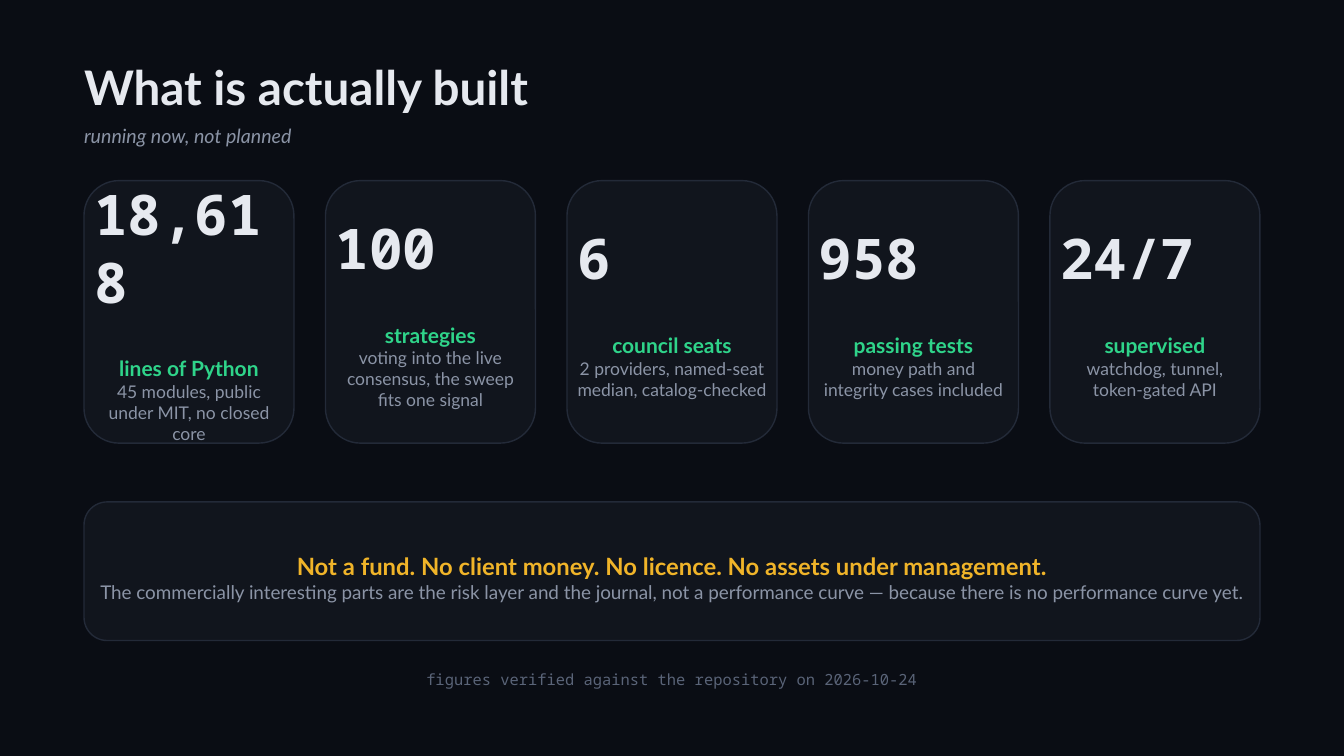
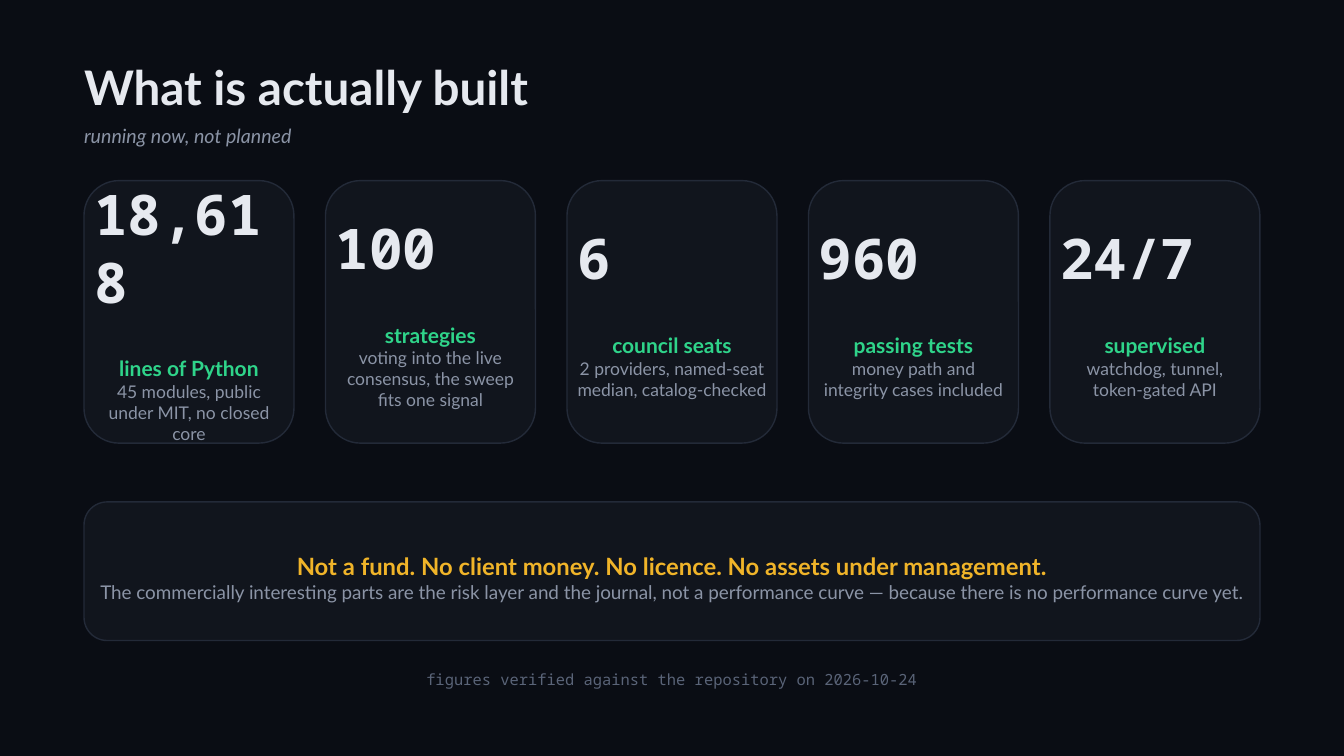
Before and after one commit to zhaider5142009-oss/kairos, a slide deck: slide 3 of docs/investors/KAIROS_Investor_Deck.pptx. Drawn at 1344x756 pixels with LibreOffice and Linux fonts; fonts in the diff are those of the drawing. Boxes give left, top, right and bottom in pixels: in the first picture for what was removed or moved away, otherwise in the second. Text is boxed around its words. In the diff, an @@ line names an element or a change of style, - is before the commit and + after.

```diff
--- a/docs/investors/KAIROS_Investor_Deck.pptx
+++ b/docs/investors/KAIROS_Investor_Deck.pptx
@@ text in rounded rectangle at (x1=819, y1=238, x2=920, y2=280): text changed @@
-958
+960
```
Also in this commit, not shown: 2 other slides changed, 10 other files.
